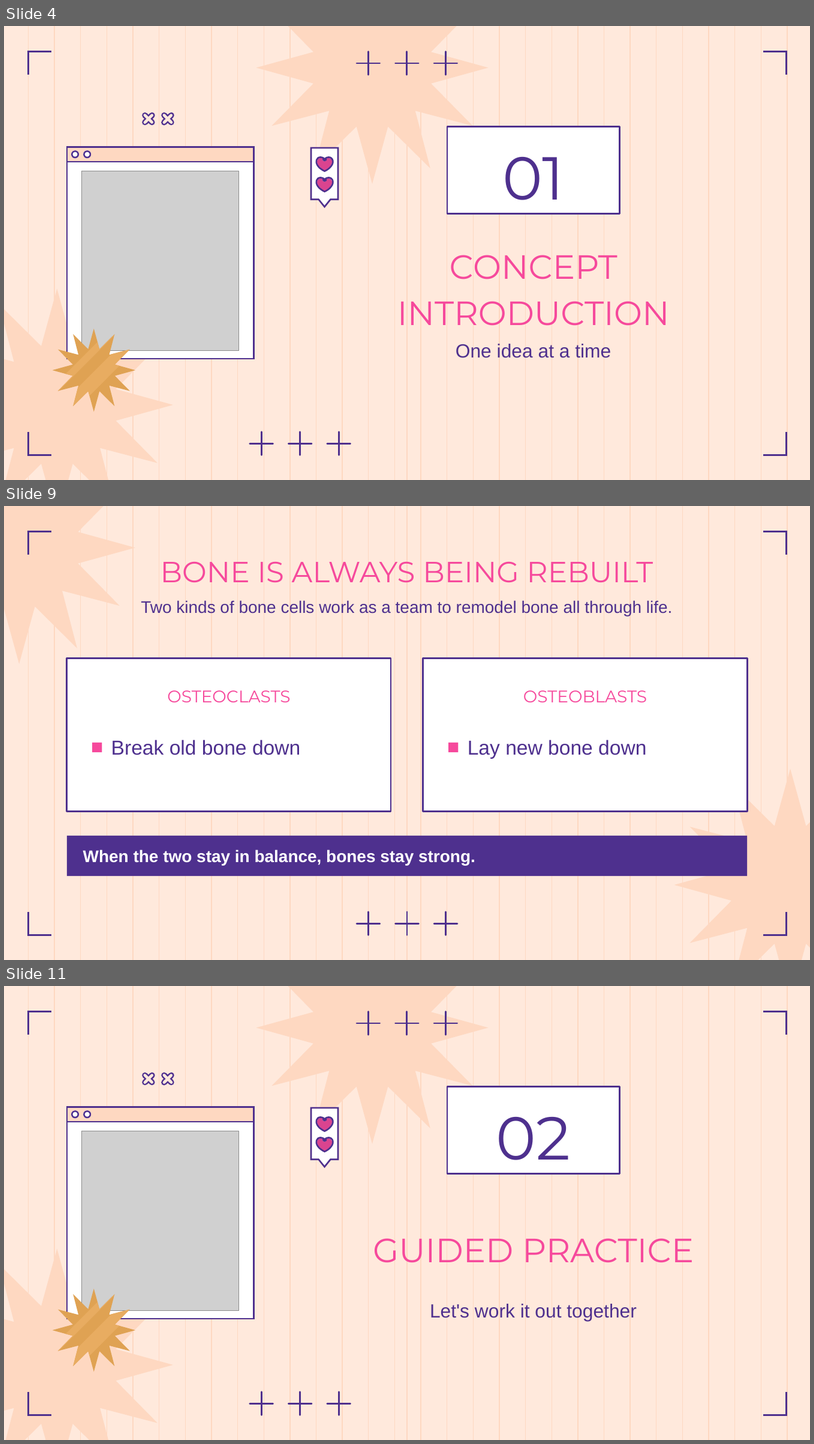
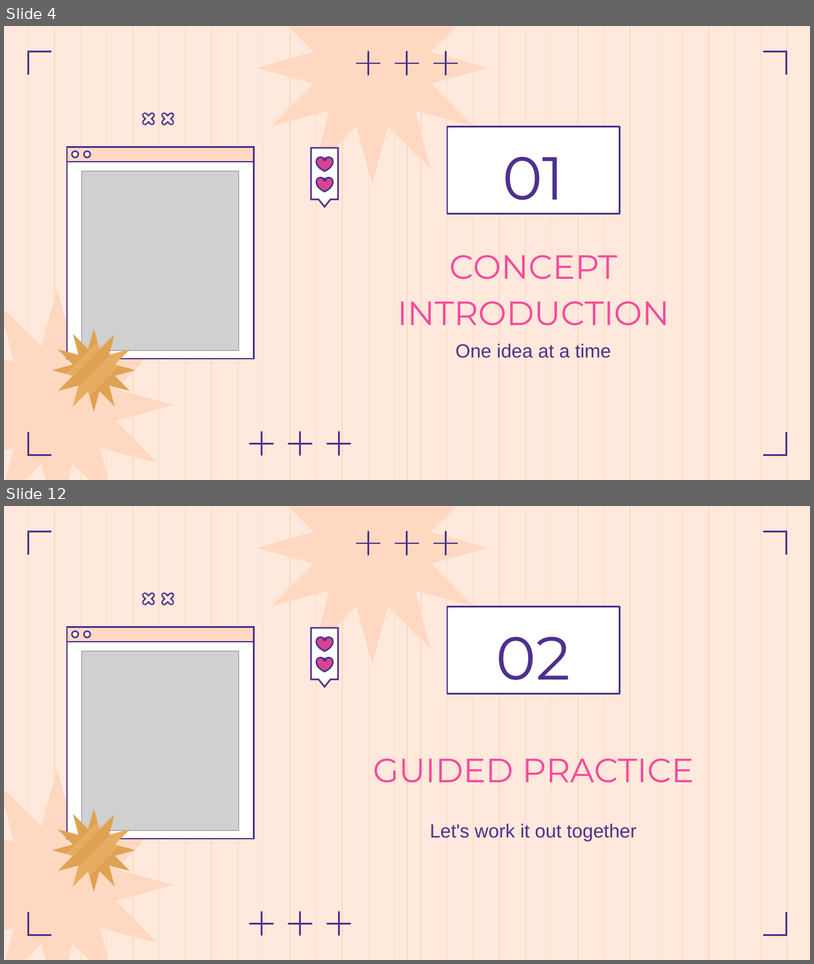
Before and after one commit to Ezkiel2004/Anthropotomy, a slide deck: docs/body-systems/skeletal-system.pptx. Shown one above the other, each under a label of ours: slides 4, 9 and 11 before the commit, slides 4 and 12 after it; the slides between them are not shown. The pictures are 814x1444 and 814x964 pixels, drawn with LibreOffice and Linux fonts; fonts in the diff are those of the drawing; grey boxes stand for pictures. Boxes give left, top, right and bottom in pixels: in the first picture for what was removed or moved away, otherwise in the second. Text is boxed around its words. In the diff, an @@ line names an element or a change of style, - is before the commit and + after.

```diff
--- a/docs/body-systems/skeletal-system.pptx
+++ b/docs/body-systems/skeletal-system.pptx
@@ slide 9 removed at (4, 506, 810, 960), background #FFE9DC; not listed: 50 template elements that a slide beside it also shows @@
@@ freeform shape removed at (4, 506, 135, 664) @@
@@ title removed at (161, 561, 654, 583) @@
-BONE IS ALWAYS BEING REBUILT
@@ text removed at (141, 600, 672, 616) @@
-Two kinds of bone cells work as a team to remodel bone all through life.
@@ rectangle removed at (67, 658, 391, 811) @@
@@ rectangle removed at (423, 658, 747, 811) @@
@@ text removed at (167, 690, 290, 702) @@
-OSTEOCLASTS
@@ text removed at (524, 690, 647, 702) @@
-OSTEOBLASTS
@@ text removed at (111, 739, 300, 755) @@
-■ Break old bone down
@@ text removed at (468, 739, 647, 758) @@
-■ Lay new bone down
@@ freeform shape removed at (675, 769, 810, 960) @@
@@ rectangle removed at (67, 835, 747, 876) @@
-When the two stay in balance, bones stay strong.
@@ plus sign removed at (353, 907, 384, 939) @@
@@ plus sign removed at (391, 907, 423, 939) @@
@@ plus sign removed at (430, 907, 461, 939) @@
@@ what was slide 11 is now slide 12 @@
```
Also in this commit, not shown: 5 slides changed, 2 slides added.
